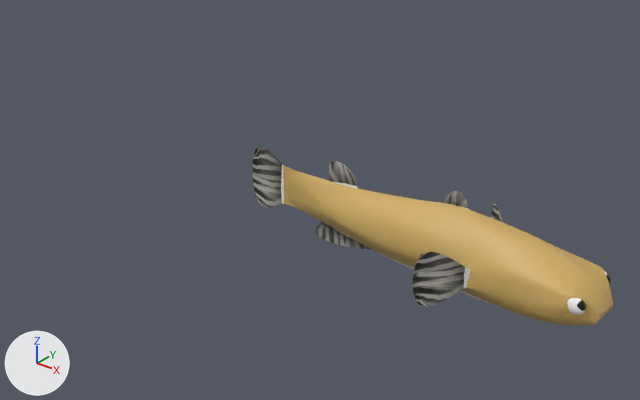
The Blender file Assets/Models/Puzzles/Ship/Bilging/Blend/Puff.blend: old version first, new version second.
The view is the same before and after, from a 50 mm camera at (7.43, -12.39, 7.61) aimed at (-3.02, 0.68, -0.49). Arrows for +X, +Y and +Z are at lower left; the lights stay in place.
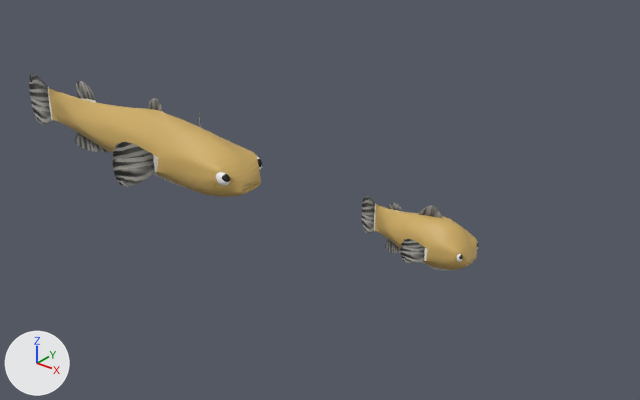
Where the change shows, as pixel boxes (x1, y1, x2, y2) in the pictures (640 x 400 px):
'Cube', moved: before (253, 146, 613, 326); after (29, 73, 262, 197)
'PuffMesh', added (orange): after (362, 196, 479, 270)

Diff of the bpy script that builds the scene:
```diff
--- a/Assets/Models/Puzzles/Ship/Bilging/Blend/Puff.blend.py
+++ b/Assets/Models/Puzzles/Ship/Bilging/Blend/Puff.blend.py
@@ me_cube_002 @@
+me_cube_002.from_pydata(...)  # 226 vertices, 228 faces; spans x -5.3..2.76, y -0.75..0.75, z -0.73..0.67
+me_cube_002.materials.append(mat_material)  # picture img_pufferfishtexture_png
@@ ob_cube @@
 ob_cube = bpy.data.objects.new('Cube', me_cube_001)
-ob_cube.location = (0.79, 0.0, 0.0)
+ob_cube.location = (-6.99, 0.0, 0.0)
 _m = ob_cube.modifiers.new('Subdivision', 'SUBSURF')
@@ ob_puffmesh @@
+ob_puffmesh = bpy.data.objects.new('PuffMesh', me_cube_002)
+ob_puffmesh.location = (0.16, 0.0, 0.0)
+ob_puffmesh.scale = (0.306, 0.842, 0.911)
+_m = ob_puffmesh.modifiers.new('Subdivision', 'SUBSURF')
+_m.levels = 2
+_m = ob_puffmesh.modifiers.new('Solidify', 'SOLIDIFY')
```
